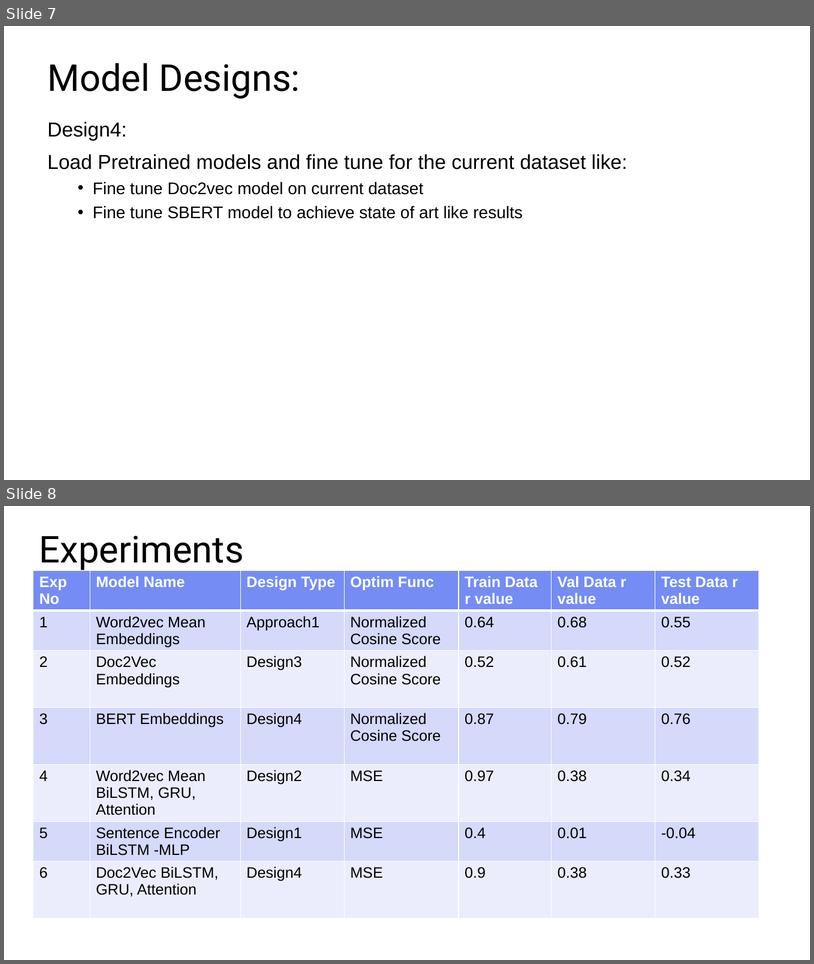
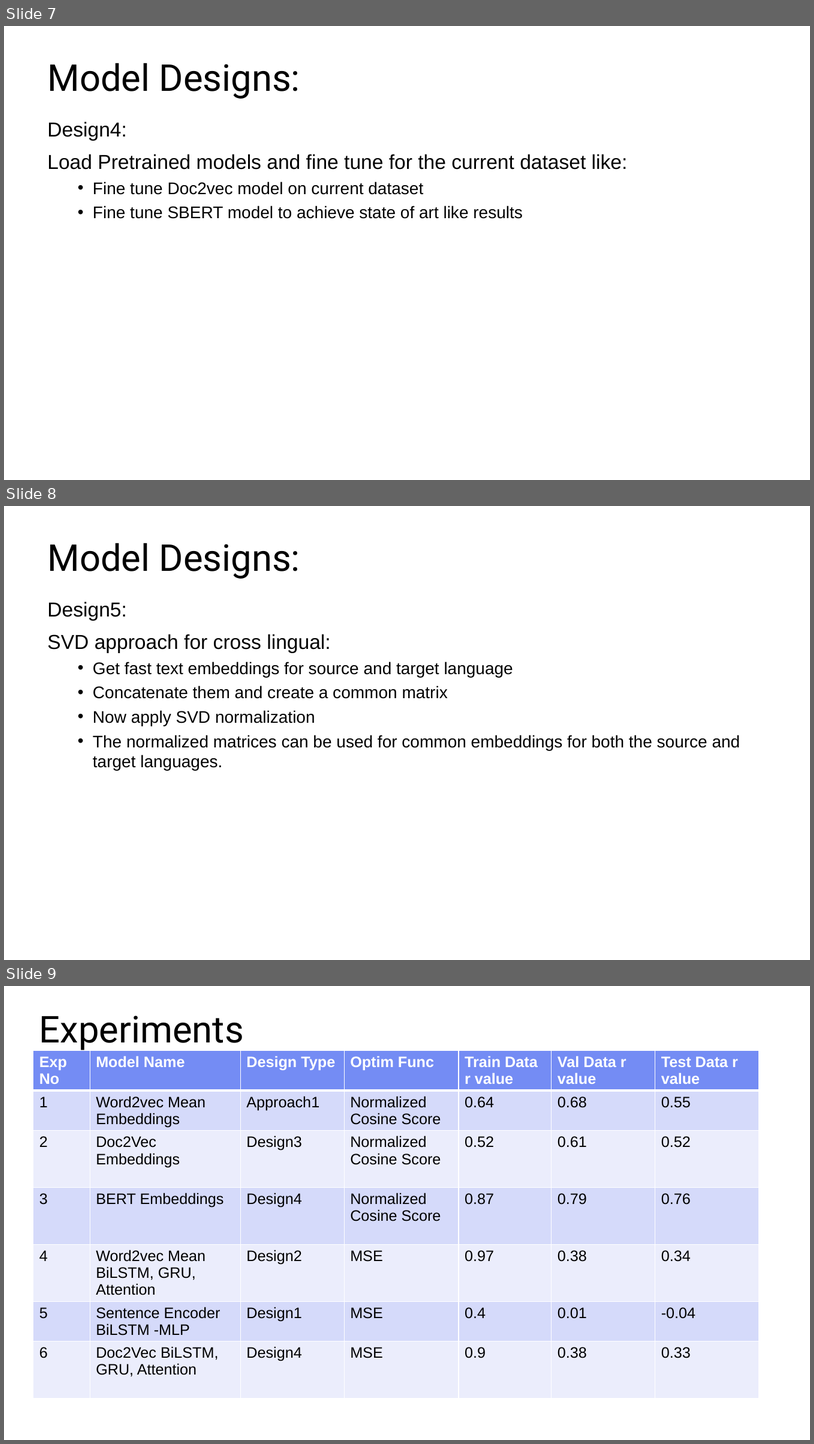
Before and after one commit to tanalpha-aditya/Advanced_Semantic_similarity, a slide deck: 4-final_report.pptx. Shown one above the other, each under a label of ours: slides 7 and 8 before the commit, slides 7, 8 and 9 after it. The pictures are 814x964 and 814x1444 pixels, drawn with LibreOffice and Linux fonts; fonts in the diff are those of the drawing. Boxes give left, top, right and bottom in pixels: in the first picture for what was removed or moved away, otherwise in the second. Text is boxed around its words. In the diff, an @@ line names an element or a change of style, - is before the commit and + after.

```diff
--- a/4-final_report.pptx
+++ b/4-final_report.pptx
@@ slide 8 added at [4, 506, 810, 960], background #FFFFFF @@
@@ title added at [47, 543, 300, 579], 44 pt, text #000000 @@
+Model Designs:
@@ text added at [47, 601, 741, 770], 20 pt, text #000000 @@
+Design5:
+SVD approach for cross lingual:
+  • Get fast text embeddings for source and target language
+  • Concatenate them and create a common matrix
+  • Now apply SVD normalization
+  • The normalized matrices can be used for common embeddings for both the source and target languages.
@@ what was slide 8 is now slide 9 @@
```
Also in this commit, not shown: 2 slides changed, 2 other files.
